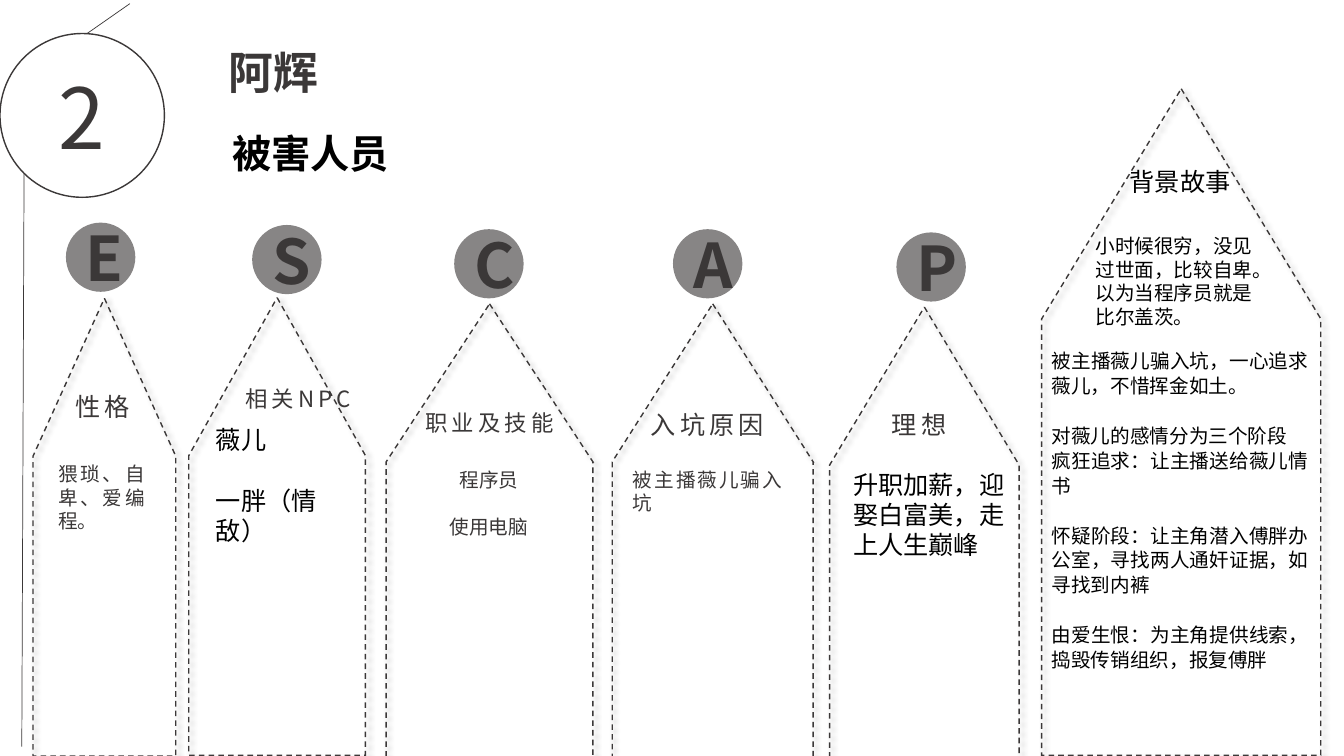
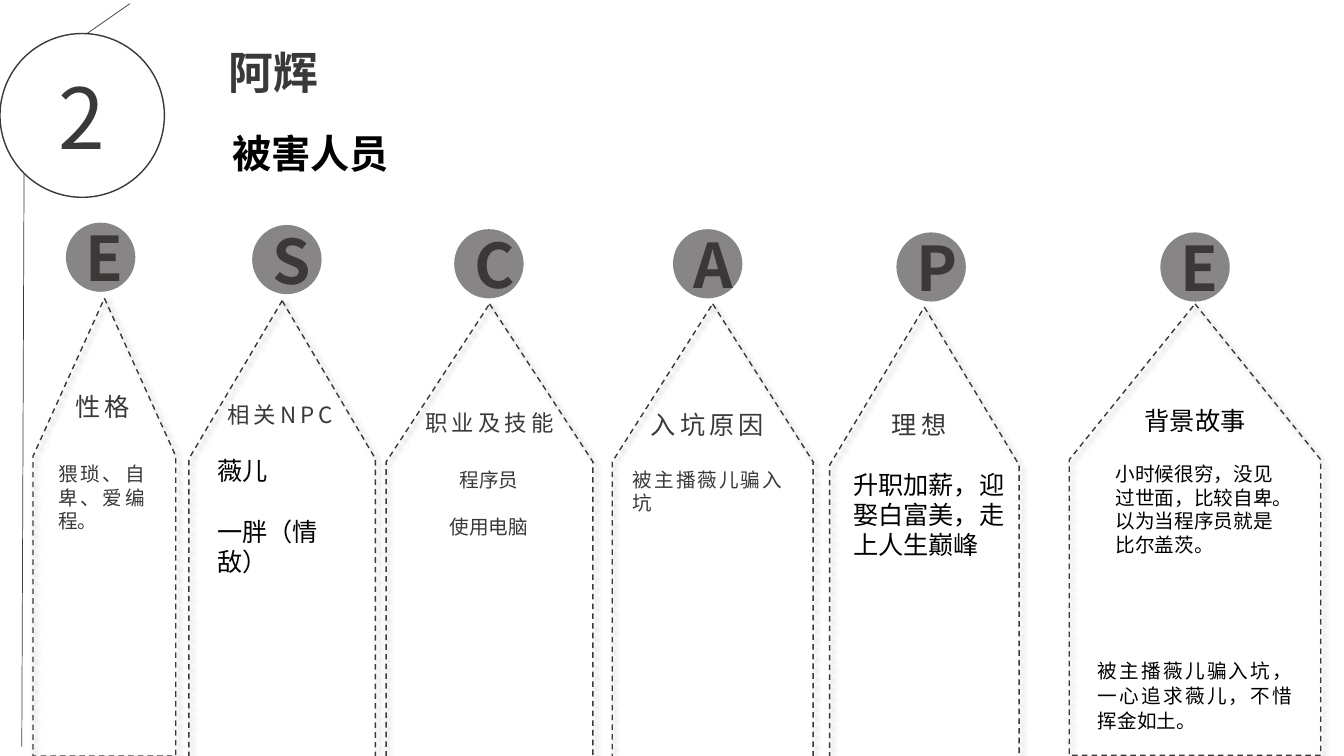
Before and after one commit to EscapeChuanxiao/ChuanXiao, a slide deck: slide 3 of escape.pptx (slide 2 before the commit). Drawn at 1344x756 pixels with LibreOffice and Linux fonts; fonts in the diff are those of the drawing; background and template pictures are left out. Boxes give left, top, right and bottom in pixels: in the first picture for what was removed or moved away, otherwise in the second. Text is boxed around its words. In the diff, an @@ line names an element or a change of style, - is before the commit and + after.

```diff
--- a/escape.pptx
+++ b/escape.pptx
@@ ellipse added at <box>1160,233,1230,302</box>, fill #3B3838 at 61% opacity, 44 pt, text #3B3838, bold @@
+E
@@ freeform shape: place and size @@
-freeform shape at <box>189,297,365,755</box>
+freeform shape at <box>189,300,375,756</box>
@@ freeform shape: place and size @@
-freeform shape at <box>1042,89,1321,755</box>
+freeform shape at <box>1070,303,1322,755</box>
@@ text "相关NPC" rewrapped from <box>245,384,351,412</box> to <box>227,404,333,425</box> @@
@@ text "背景故事": place and size @@
-text "背景故事" at <box>1130,166,1231,193</box>
+text "背景故事" at <box>1145,408,1246,432</box>
@@ text at <box>1052,426,1309,669</box>: paragraphs removed @@
-对薇儿的感情分为三个阶段
-疯狂追求：让主播送给薇儿情书
-怀疑阶段：让主角潜入傅胖办公室，寻找两人通奸证据，如寻找到内裤
-由爱生恨：为主角提供线索，捣毁传销组织，报复傅胖
@@ text "薇儿": place and size @@
-text "薇儿" at <box>216,427,317,543</box>
+text "薇儿" at <box>217,458,318,574</box>
@@ text "小时候很穷，没见过世面，比较自卑。以为当程序员就是比尔盖茨。": place and size @@
-text "小时候很穷，没见过世面，比较自卑。以为当程序员就是比尔盖茨。" at <box>1095,236,1272,326</box>
+text "小时候很穷，没见过世面，比较自卑。以为当程序员就是比尔盖茨。" at <box>1116,464,1293,554</box>
@@ text "被主播薇儿骗入坑，一心追求薇儿，不惜挥金如土。": place and size @@
-text "被主播薇儿骗入坑，一心追求薇儿，不惜挥金如土。" at <box>1052,351,1309,669</box>
+text "被主播薇儿骗入坑，一心追求薇儿，不惜挥金如土。" at <box>1098,661,1292,730</box>
```
Also in this commit, not shown: 1 other slide changed, 4 slides added.
